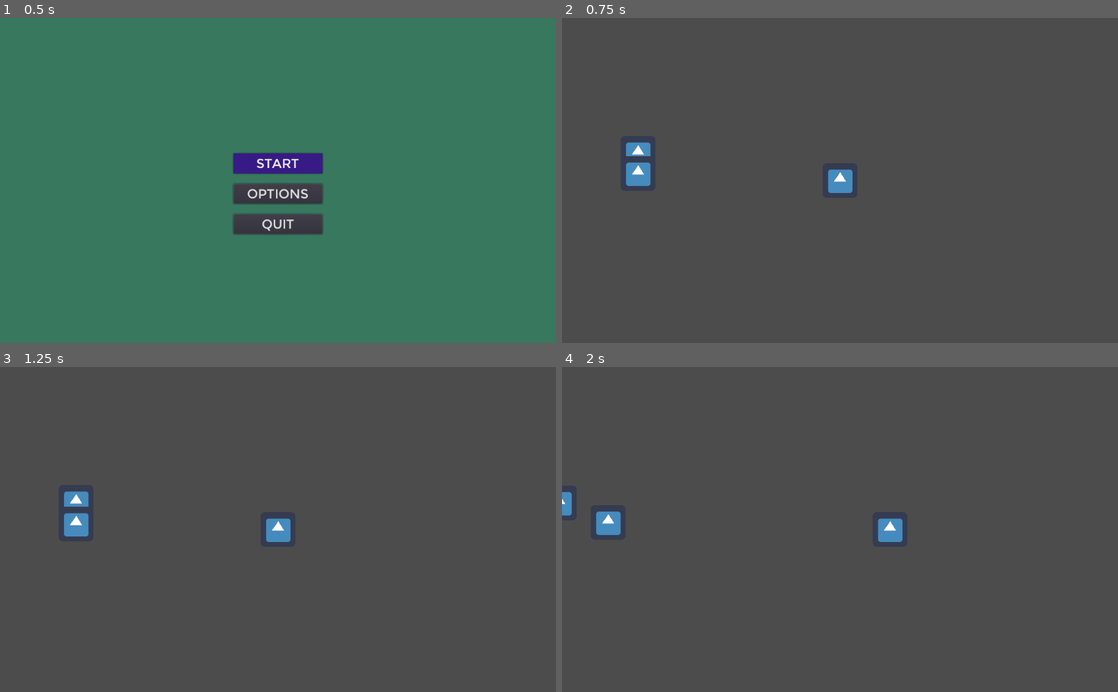
Above: before the commit, frames 1-4 (two rows, left to right).
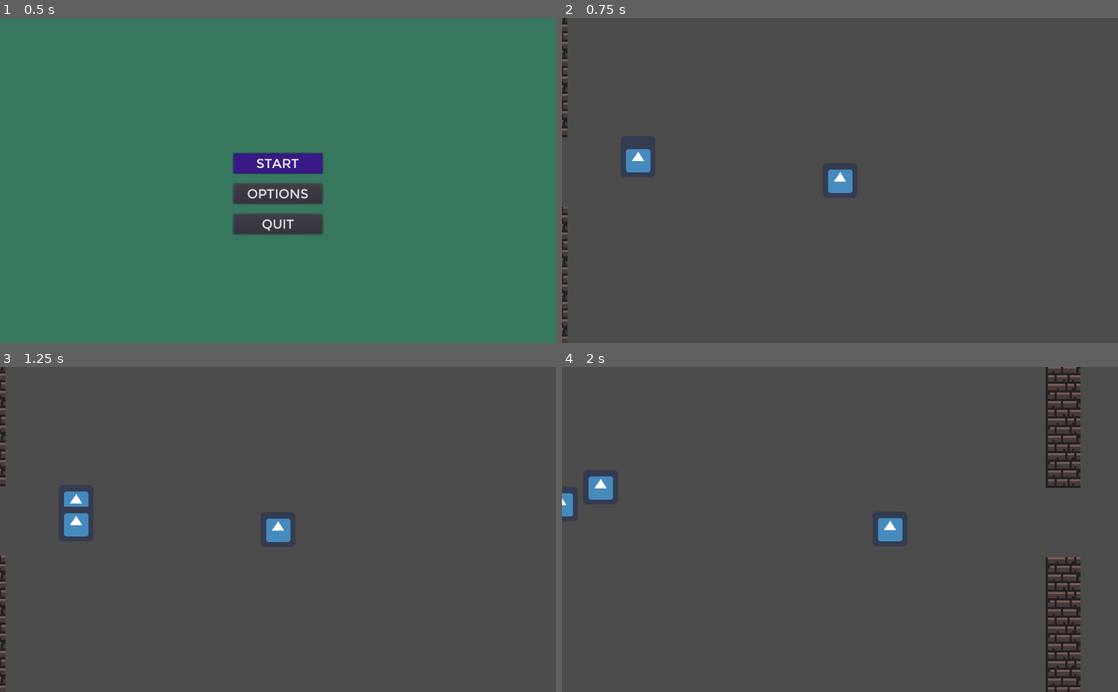
Above: after the commit, the same moments.

Repository: Collins-Simon/ChairKnight
Game: Godot game, scene res://Scenes/Menu/MenuSystem.tscn
Same seed, same stepped clock (60 frames per second), same inputs: the game is played once before the commit and once after it. The engine's default icon, where the game draws it, is replaced by a stand-in: a white triangle on a blue panel in a dark square.
Inputs (mouse positions are in pixels of both pictures, inside the frame that each line leads up to):
- Up to frame 1 (0.5 s): no input
- Up to frame 2 (0.75 s): click "START" at 0.5 s
- Up to frame 3 (1.25 s): no input
- Up to frame 4 (2 s): tap Enter at 1.25 s; move the mouse to (639, 503) at 1.27 s; hold Right (ui_right) from 1.28 s (still down); tap R at 1.35 s; click (639, 503) at 1.42 s; tap Space at 1.52 s

Frame 1 is identical in both runs. In frame 2, 0.9% of the frame differs, in the area x 0-16%, y 0-99%; in frame 3, 0.5%; in frame 4, 3.8%, in the area x 0-94%, y 0-100%.

Commit message:
#6, merge broke branch, reproducing base square room

Diff:
--- a/Chair Knight/Assets/Tiles/Room.tscn
+++ b/Chair Knight/Assets/Tiles/Room.tscn
@@ -15,6 +15,7 @@
 points = PoolVector2Array( 0, 0, 16, 0, 16, 16, 0, 16 )
 
 [sub_resource type="TileSet" id=1]
+resource_local_to_scene = true
 0/name = "0x72_DungeonTilesetII_v1.4.png 0"
 0/texture = ExtResource( 1 )
 0/tex_offset = Vector2( 0, 0 )
@@ -53,11 +54,11 @@
 1/shape_offset = Vector2( 0, 0 )
 1/shape_transform = Transform2D( 1, 0, 0, 1, 0, 0 )
 1/shape = SubResource( 4 )
-1/shape_one_way = false
+1/shape_one_way = true
 1/shape_one_way_margin = 4.0
 1/shapes = [ {
 "autotile_coord": Vector2( 0, 0 ),
-"one_way": false,
+"one_way": true,
 "one_way_margin": 4.0,
 "shape": SubResource( 4 ),
 "shape_transform": Transform2D( 1, 0, 0, 1, 0, 0 )
@@ -74,11 +75,11 @@
 2/shape_offset = Vector2( 0, 0 )
 2/shape_transform = Transform2D( 1, 0, 0, 1, 0, 0 )
 2/shape = SubResource( 5 )
-2/shape_one_way = false
+2/shape_one_way = true
 2/shape_one_way_margin = 4.0
 2/shapes = [ {
 "autotile_coord": Vector2( 0, 0 ),
-"one_way": false,
+"one_way": true,
 "one_way_margin": 4.0,
 "shape": SubResource( 5 ),
 "shape_transform": Transform2D( 1, 0, 0, 1, 0, 0 )
@@ -86,8 +87,9 @@
 2/z_index = 0
 
 [node name="Node2D" type="TileMap"]
+scale = Vector2( 4, 4 )
 tile_set = SubResource( 1 )
 cell_size = Vector2( 16, 16 )
 show_collision = true
 format = 1
-tile_data = PoolIntArray( 0, 0, 0, 1, 0, 0, 2, 0, 0, 3, 0, 0, 4, 0, 0, 5, 0, 0, 6, 0, 0, 7, 0, 0, 8, 0, 0, 9, 0, 0, 10, 0, 0, 65536, 0, 0, 131072, 0, 0, 196608, 0, 0, 262144, 0, 0, 327680, 0, 0, 393216, 0, 0, 458752, 0, 0 )
+tile_data = PoolIntArray( 0, 0, 0, 1, 0, 0, 2, 0, 0, 3, 0, 0, 4, 0, 0, 5, 0, 0, 6, 0, 0, 7, 0, 0, 10, 0, 0, 11, 0, 0, 12, 0, 0, 13, 0, 0, 14, 0, 0, 15, 0, 0, 16, 0, 0, 17, 0, 0, 65536, 0, 0, 65553, 0, 0, 131072, 0, 0, 131089, 0, 0, 196608, 0, 0, 196625, 0, 0, 262144, 0, 0, 262161, 0, 0, 327680, 0, 0, 327697, 0, 0, 393216, 0, 0, 393233, 0, 0, 458752, 0, 0, 458769, 0, 0, 655360, 0, 0, 655377, 0, 0, 720896, 0, 0, 720913, 0, 0, 786432, 0, 0, 786449, 0, 0, 851968, 0, 0, 851985, 0, 0, 917504, 0, 0, 917521, 0, 0, 983040, 0, 0, 983057, 0, 0, 1048576, 0, 0, 1048593, 0, 0, 1114112, 0, 0, 1114113, 0, 0, 1114114, 0, 0, 1114115, 0, 0, 1114116, 0, 0, 1114117, 0, 0, 1114118, 0, 0, 1114119, 0, 0, 1114122, 0, 0, 1114123, 0, 0, 1114124, 0, 0, 1114125, 0, 0, 1114126, 0, 0, 1114127, 0, 0, 1114128, 0, 0, 1114129, 0, 0 )
--- a/Chair Knight/Scenes/Game.tscn
+++ b/Chair Knight/Scenes/Game.tscn
@@ -1,7 +1,93 @@
-[gd_scene load_steps=3 format=2]
+[gd_scene load_steps=10 format=2]
 
 [ext_resource path="res://Scenes/Characters/Player.tscn" type="PackedScene" id=1]
+[ext_resource path="res://Assets/Tiles/Room.tscn" type="PackedScene" id=2]
 [ext_resource path="res://Scenes/Game.gd" type="Script" id=3]
+[ext_resource path="res://Assets/Tiles/0x72_DungeonTilesetII_v1.4.png" type="Texture" id=4]
+
+[sub_resource type="ConvexPolygonShape2D" id=2]
+points = PoolVector2Array( 0, 0, 16, 0, 16, 16, 0, 16 )
+
+[sub_resource type="ConvexPolygonShape2D" id=3]
+points = PoolVector2Array( 0, 0, 16, 0, 16, 16, 0, 16 )
+
+[sub_resource type="ConvexPolygonShape2D" id=4]
+points = PoolVector2Array( 0, 0, 16, 0, 16, 16, 0, 16 )
+
+[sub_resource type="ConvexPolygonShape2D" id=5]
+points = PoolVector2Array( 0, 0, 16, 0, 16, 16, 0, 16 )
+
+[sub_resource type="TileSet" id=6]
+resource_local_to_scene = true
+0/name = "0x72_DungeonTilesetII_v1.4.png 0"
+0/texture = ExtResource( 4 )
+0/tex_offset = Vector2( 0, 0 )
+0/modulate = Color( 1, 1, 1, 1 )
+0/region = Rect2( 16, 16, 16, 16 )
+0/tile_mode = 0
+0/occluder_offset = Vector2( 0, 0 )
+0/navigation_offset = Vector2( 0, 0 )
+0/shape_offset = Vector2( 0, 0 )
+0/shape_transform = Transform2D( 1, 0, 0, 1, 0, 0 )
+0/shape = SubResource( 2 )
+0/shape_one_way = true
+0/shape_one_way_margin = 4.0
+0/shapes = [ {
+"autotile_coord": Vector2( 0, 0 ),
+"one_way": true,
+"one_way_margin": 4.0,
+"shape": SubResource( 2 ),
+"shape_transform": Transform2D( 1, 0, 0, 1, 0, 0 )
+}, {
+"autotile_coord": Vector2( 0, 0 ),
+"one_way": false,
+"one_way_margin": 1.0,
+"shape": SubResource( 3 ),
+"shape_transform": Transform2D( 1, 0, 0, 1, 0, 0 )
+} ]
+0/z_index = 0
+1/name = "0x72_DungeonTilesetII_v1.4.png 1"
+1/texture = ExtResource( 4 )
+1/tex_offset = Vector2( 0, 0 )
+1/modulate = Color( 1, 1, 1, 1 )
+1/region = Rect2( 32, 16, 16, 16 )
+1/tile_mode = 0
+1/occluder_offset = Vector2( 0, 0 )
+1/navigation_offset = Vector2( 0, 0 )
+1/shape_offset = Vector2( 0, 0 )
+1/shape_transform = Transform2D( 1, 0, 0, 1, 0, 0 )
+1/shape = SubResource( 4 )
+1/shape_one_way = true
+1/shape_one_way_margin = 4.0
+1/shapes = [ {
+"autotile_coord": Vector2( 0, 0 ),
+"one_way": true,
+"one_way_margin": 4.0,
+"shape": SubResource( 4 ),
+"shape_transform": Transform2D( 1, 0, 0, 1, 0, 0 )
+} ]
+1/z_index = 0
+2/name = "0x72_DungeonTilesetII_v1.4.png 2"
+2/texture = ExtResource( 4 )
+2/tex_offset = Vector2( 0, 0 )
+2/modulate = Color( 1, 1, 1, 1 )
+2/region = Rect2( 48, 16, 16, 16 )
+2/tile_mode = 0
+2/occluder_offset = Vector2( 0, 0 )
+2/navigation_offset = Vector2( 0, 0 )
+2/shape_offset = Vector2( 0, 0 )
+2/shape_transform = Transform2D( 1, 0, 0, 1, 0, 0 )
+2/shape = SubResource( 5 )
+2/shape_one_way = true
+2/shape_one_way_margin = 4.0
+2/shapes = [ {
+"autotile_coord": Vector2( 0, 0 ),
+"one_way": true,
+"one_way_margin": 4.0,
+"shape": SubResource( 5 ),
+"shape_transform": Transform2D( 1, 0, 0, 1, 0, 0 )
+} ]
+2/z_index = 0
 
 [node name="Game" type="Node2D"]
 script = ExtResource( 3 )
@@ -35,3 +121,7 @@
 [node name="UI" type="Control" parent="CanvasLayer"]
 margin_right = 40.0
 margin_bottom = 40.0
+
+[node name="Node2D" parent="." instance=ExtResource( 2 )]
+position = Vector2( -194, -542 )
+tile_set = SubResource( 6 )
--- a/Chair Knight/project.godot
+++ b/Chair Knight/project.godot
@@ -23,6 +23,11 @@
 "class": "MenuSystem",
 "language": "GDScript",
 "path": "res://Scenes/Menu/MenuSystem.gd"
+}, {
+"base": "SubMenu",
+"class": "OptionsMenu",
+"language": "GDScript",
+"path": "res://Scenes/Menu/OptionsMenu.gd"
 }, {
 "base": "PhysicsBody2D",
 "class": "Pillar",
@@ -53,6 +58,7 @@
 "Enemy": "",
 "GrappleTarget": "",
 "MenuSystem": "",
+"OptionsMenu": "",
 "Pillar": "",
 "Player": "",
 "Rope": "",
